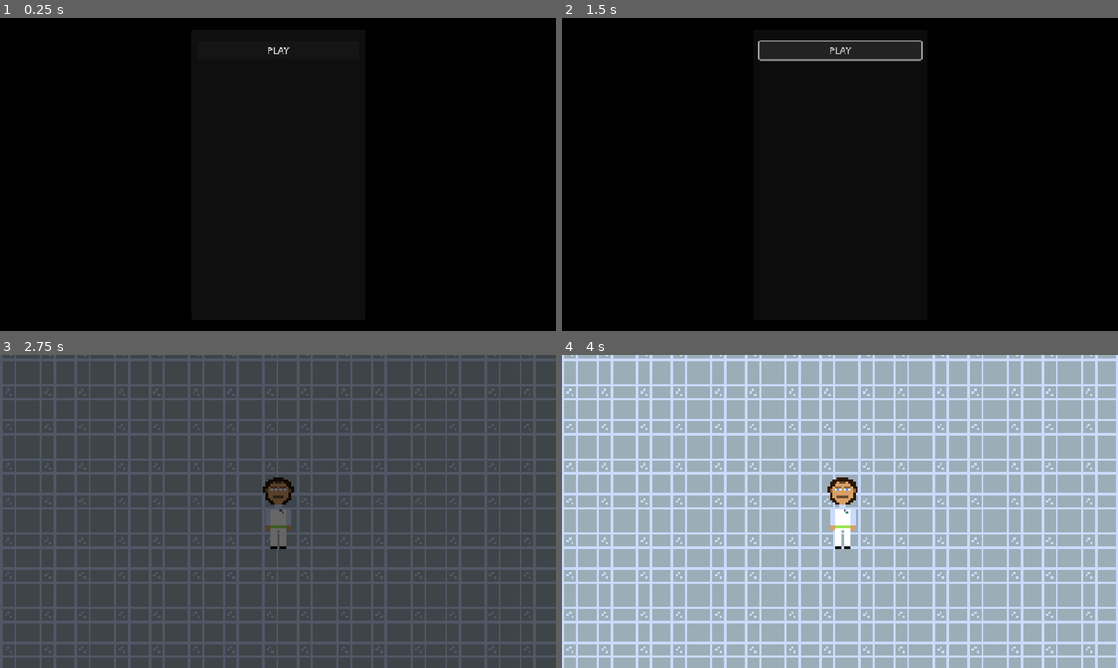
Above: before the commit, frames 1-4 (two rows, left to right).
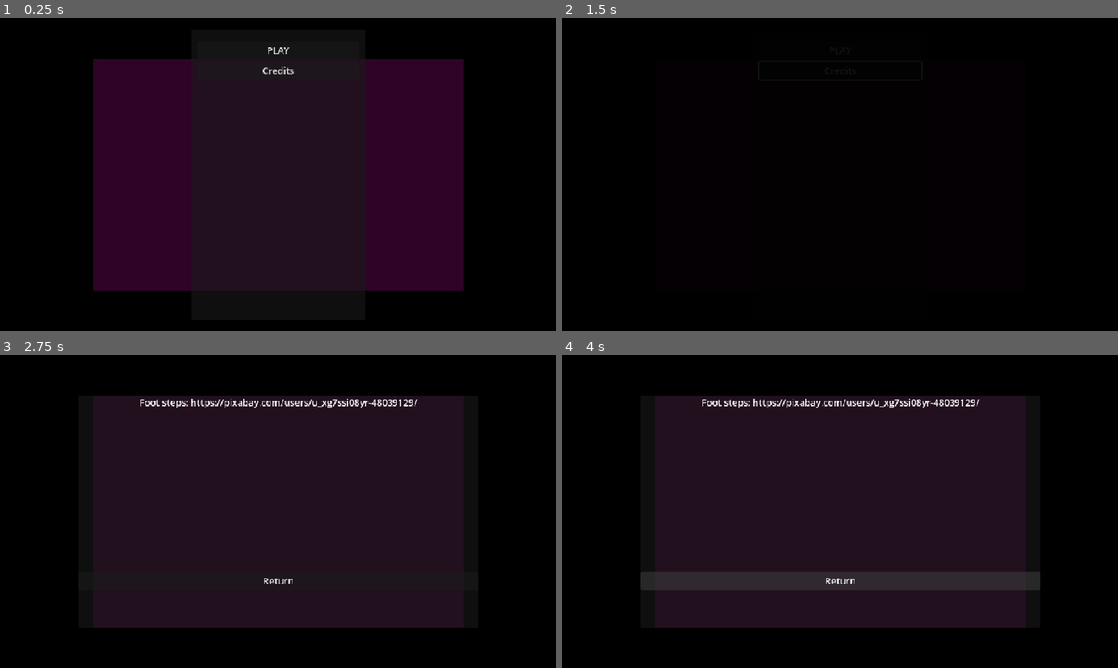
Above: after the commit, the same moments.

Repository: GustavoIgor/me-and-my-crank-2d
Game: Godot game, scene res://Scenes/main_menu.tscn
Same seed, same stepped clock (60 frames per second), same inputs: the game is played once before the commit and once after it.
Inputs (mouse positions are in pixels of both pictures, inside the frame that each line leads up to):
- Up to frame 1 (0.25 s): no input
- Up to frame 2 (1.5 s): click (840, 71) at 0.5 s, where only the run after the commit has a clickable "Credits"; click "PLAY" at 1.25 s
- Up to frame 3 (2.75 s): click (278, 580) at 2 s, where only the run after the commit has a clickable "Return"
- Up to frame 4 (4 s): tap Enter (ui_accept) at 2.75, 3.02 s; move the mouse to (962, 495) at 2.77 s; hold Right (ui_right) 2.78-3.5 s; click (962, 495) at 2.92 s; drag from (728, 527) to (812, 574) at 3.52 s

The runs differ from the first frame. In frame 1, 26% of the frame differs, in the area x 16-84%, y 13-88%; in frame 2, 2.0%; in frame 3, 100%, in the area x 0-100%, y 0-100%; in frame 4, 100%.

Commit message:
Added sound manager, footsteps sounds, and credits page

Diff:
--- /dev/null
+++ b/Scenes/credits.tscn
@@ -0,0 +1,41 @@
+[gd_scene load_steps=2 format=3 uid="uid://bolg30bbtepbb"]
+
+[ext_resource type="Script" uid="uid://by1tr5648h5oy" path="res://Scripts/credits.gd" id="1_r18jl"]
+
+[node name="Credits" type="CanvasLayer"]
+script = ExtResource("1_r18jl")
+
+[node name="Panel" type="Panel" parent="."]
+custom_minimum_size = Vector2(690, 400)
+anchors_preset = 8
+anchor_left = 0.5
+anchor_top = 0.5
+anchor_right = 0.5
+anchor_bottom = 0.5
+offset_left = -20.0
+offset_top = -20.0
+offset_right = 20.0
+offset_bottom = 20.0
+grow_horizontal = 2
+grow_vertical = 2
+
+[node name="VBoxContainer" type="VBoxContainer" parent="Panel"]
+layout_mode = 1
+anchors_preset = 15
+anchor_right = 1.0
+anchor_bottom = 1.0
+grow_horizontal = 2
+grow_vertical = 2
+
+[node name="RichTextLabel" type="RichTextLabel" parent="Panel/VBoxContainer"]
+custom_minimum_size = Vector2(0, 300)
+layout_mode = 2
+text = "Foot steps: https://pixabay.com/users/u_xg7ssi08yr-48039129/"
+horizontal_alignment = 1
+
+[node name="Return" type="Button" parent="Panel/VBoxContainer"]
+layout_mode = 2
+text = "Return
+"
+
+[connection signal="pressed" from="Panel/VBoxContainer/Return" to="." method="_on_return_pressed"]
--- a/Scenes/main_menu.tscn
+++ b/Scenes/main_menu.tscn
@@ -48,4 +48,9 @@
 text = "PLAY
 "
 
+[node name="Credits" type="Button" parent="Control/Panel/VBoxContainer"]
+layout_mode = 2
+text = "Credits"
+
 [connection signal="pressed" from="Control/Panel/VBoxContainer/Play" to="." method="_on_play_pressed"]
+[connection signal="pressed" from="Control/Panel/VBoxContainer/Credits" to="." method="_on_credits_pressed"]
--- /dev/null
+++ b/Scenes/sound_manager.tscn
@@ -0,0 +1,12 @@
+[gd_scene load_steps=2 format=3 uid="uid://cgddy5wk55huy"]
+
+[ext_resource type="Script" uid="uid://dmsxgsa7ugso8" path="res://Scripts/sound_manager.gd" id="1_32i44"]
+
+[node name="SoundManager" type="Node"]
+script = ExtResource("1_32i44")
+
+[node name="SFX" type="AudioStreamPlayer" parent="."]
+
+[node name="SFX2" type="AudioStreamPlayer" parent="."]
+
+[node name="Music" type="AudioStreamPlayer" parent="."]
--- a/Scenes/utilities.tscn
+++ b/Scenes/utilities.tscn
@@ -13,7 +13,6 @@
 visible = false
 
 [node name="Hand" type="Panel" parent="."]
-visible = false
 custom_minimum_size = Vector2(640, 400)
 anchors_preset = 8
 anchor_left = 0.5
--- /dev/null
+++ b/Scripts/credits.gd
@@ -0,0 +1,5 @@
+extends CanvasLayer
+
+
+func _on_return_pressed() -> void:
+	Fade.fade_transition("res://Scenes/main_menu.tscn")
--- a/Scripts/main_menu.gd
+++ b/Scripts/main_menu.gd
@@ -5,3 +5,7 @@
 
 func _on_play_pressed() -> void:
 	Fade.fade_transition("res://Scenes/world.tscn")
+
+
+func _on_credits_pressed() -> void:
+	Fade.fade_transition("res://Scenes/credits.tscn")
--- a/Scripts/player.gd
+++ b/Scripts/player.gd
@@ -29,7 +29,10 @@
 		pass
 		#animation.play("walk_left")
 
+	SoundManager.play_sfx(preload("res://Assets/Songs/footsteps-male-362053.mp3"))
+
 	if direction == Vector2(0,0):
+		SoundManager.stop_all_sfx()
 		animation.play("idle")
 
 func _on_game_paused():
--- /dev/null
+++ b/Scripts/sound_manager.gd
@@ -0,0 +1,36 @@
+extends Node
+
+@onready var sfx := $SFX
+@onready var sfx2 := $SFX2
+@onready var music := $Music
+
+var current_music : AudioStream = null
+
+func play_sfx(sound: AudioStream):
+	if !sfx.playing:
+		sfx.stream = sound
+		sfx.play()
+	elif !sfx2.playing:
+		sfx2.stream = sound
+		sfx2.play()
+	else:
+		# Ambos estão ocupados, opcional: ignorar ou parar um deles
+		sfx.stop()
+		sfx.stream = sound
+		sfx.play()
+
+func play_music(music_stream: AudioStream, force_restart := false):
+	if current_music == music_stream and !force_restart:
+		return  # já está tocando
+	current_music = music_stream
+	music.stop()
+	music.stream = music_stream
+	music.play()
+
+func stop_music():
+	music.stop()
+	current_music = null
+
+func stop_all_sfx():
+	sfx.stop()
+	sfx2.stop()
--- a/project.godot
+++ b/project.godot
@@ -23,6 +23,7 @@
 Ui="*res://Scenes/ui.tscn"
 DialogueDataBase="*res://Scenes/dialogue_data_base.tscn"
 DialogueManager="*res://Scenes/dialogue_manager.tscn"
+SoundManager="*res://Scenes/sound_manager.tscn"
 
 [display]
 
Not shown, added: Assets/Songs/footsteps-male-362053.mp3.import
Not shown, added: Scripts/credits.gd.uid
Not shown, added: Scripts/sound_manager.gd.uid
Not shown, added: Assets/Songs/footsteps-male-362053.mp3
